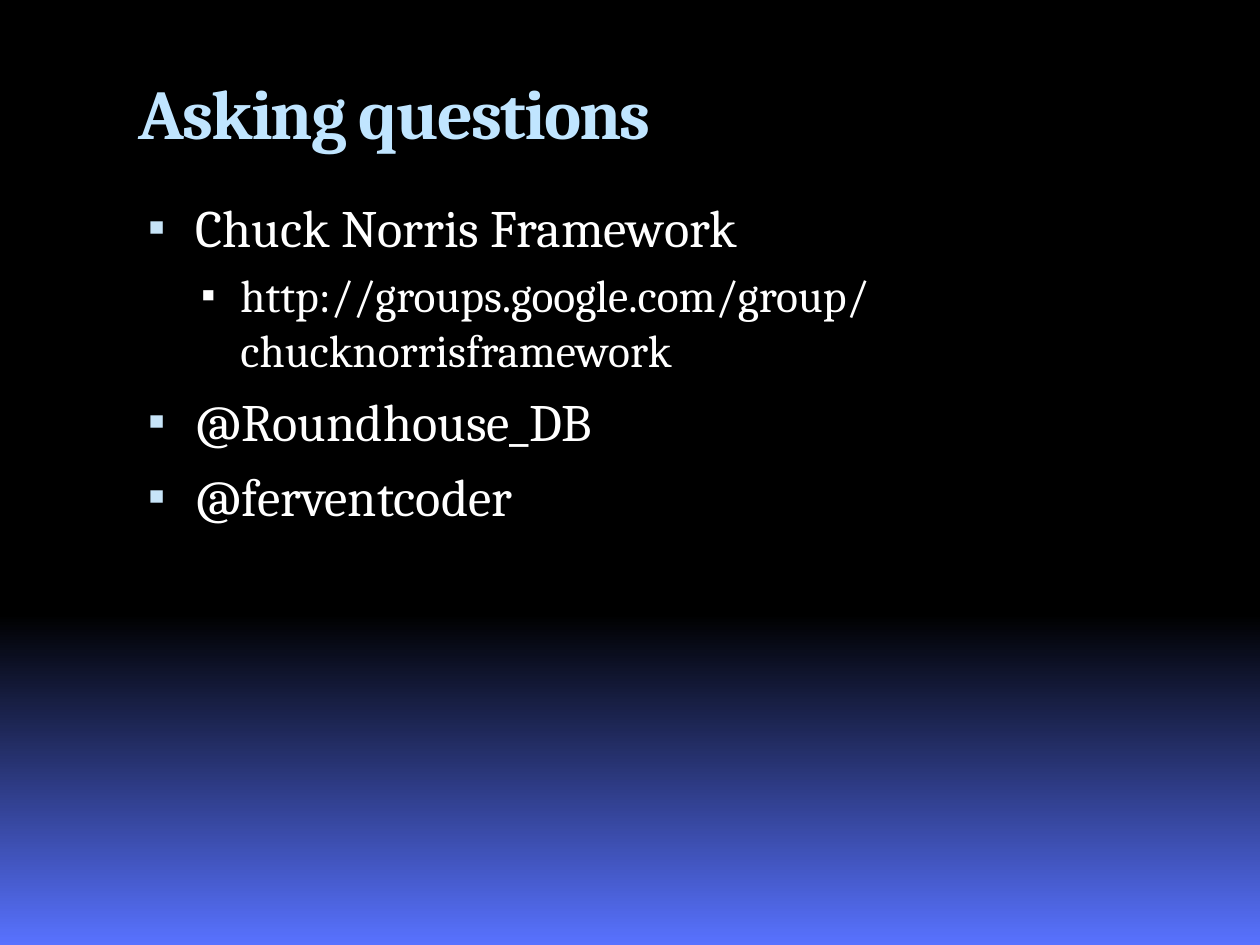
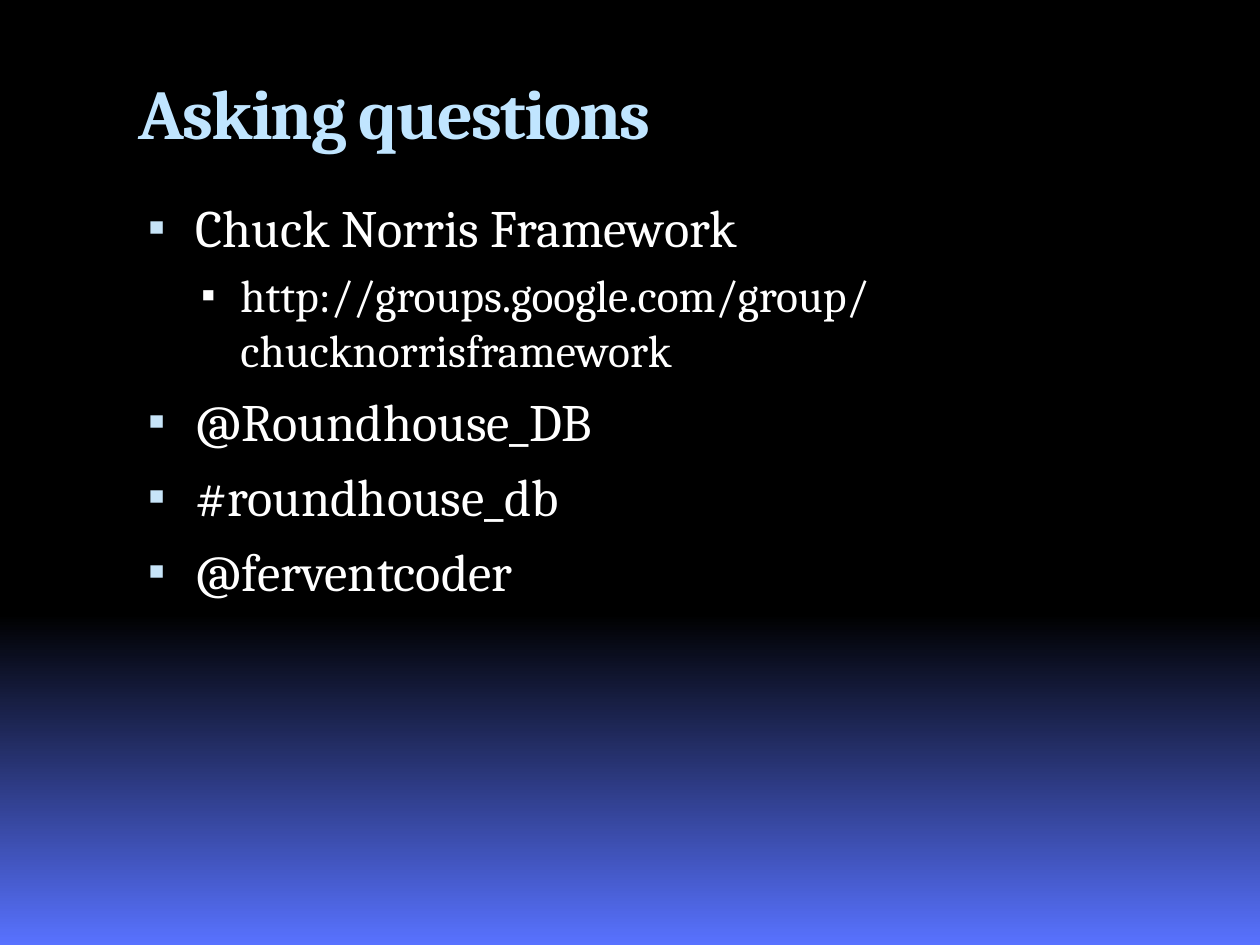
Before and after one commit to google-code-export/roundhouse, a slide deck: slide 17 of branches/nhibernate/docs/RoundhousEPresentation.pptx. Drawn at 1260x945 pixels with LibreOffice and Linux fonts; fonts in the diff are those of the drawing; background and template pictures are left out. Boxes give left, top, right and bottom in pixels: in the first picture for what was removed or moved away, otherwise in the second. Text is boxed around its words. In the diff, an @@ line names an element or a change of style, - is before the commit and + after.

```diff
--- a/branches/nhibernate/docs/RoundhousEPresentation.pptx
+++ b/branches/nhibernate/docs/RoundhousEPresentation.pptx
@@ text at box(195, 479, 559, 522): paragraph added @@
+▪ #roundhouse_db
```
Also in this commit, not shown: 1 other slide changed.
